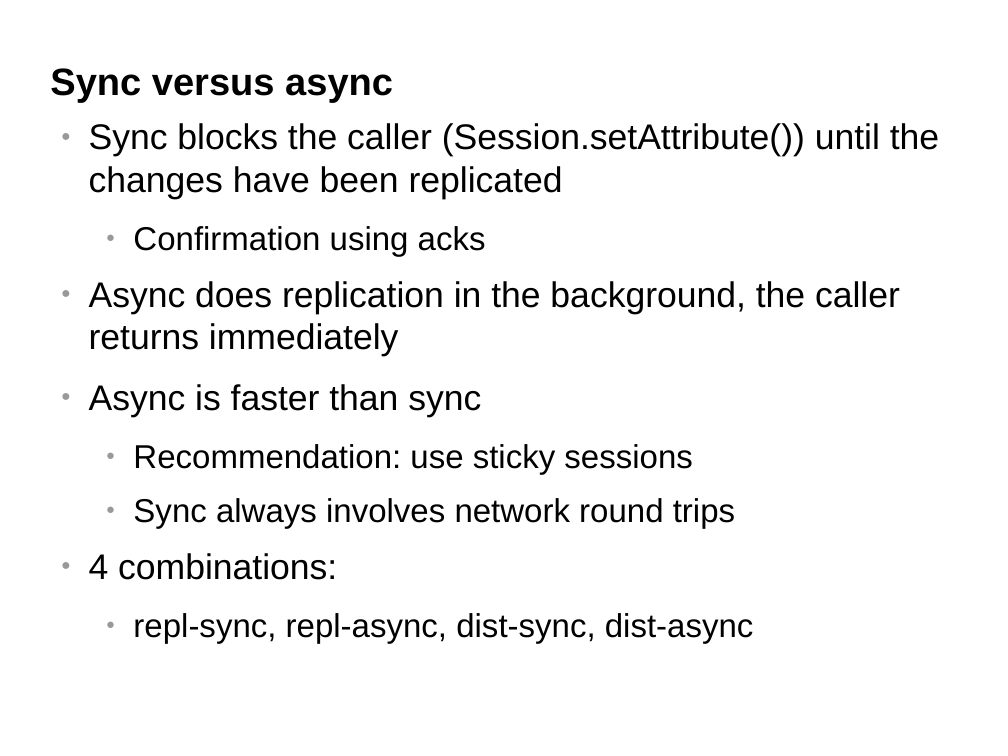
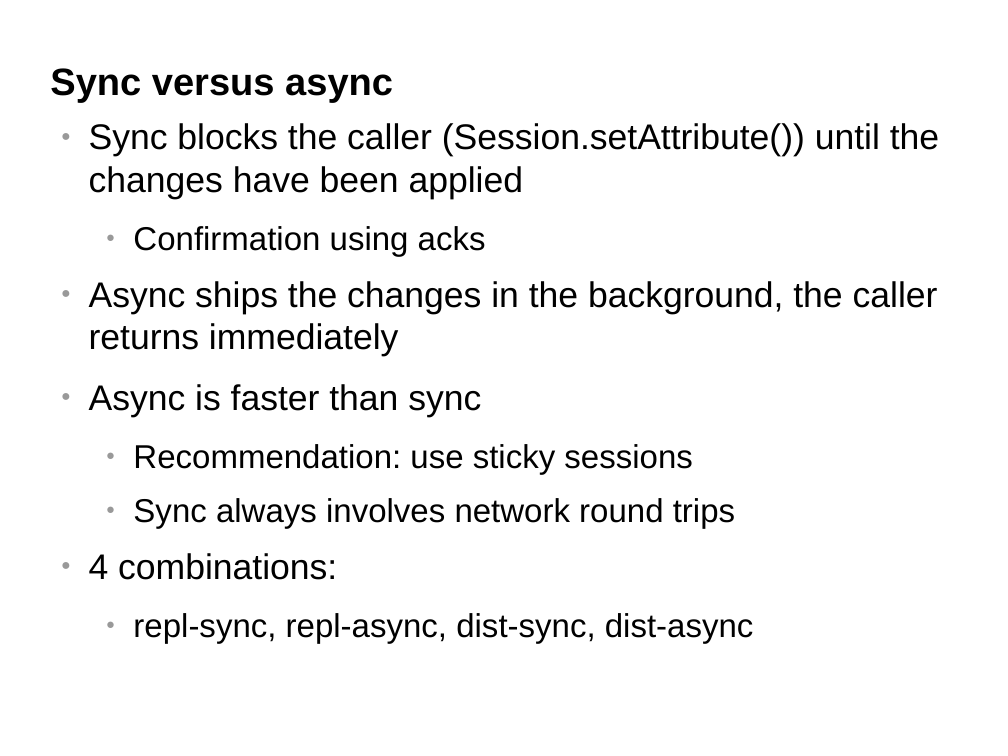
Before and after one commit to belaban/SessionPerf, a slide deck: slide 14 of docs/jbw2012.odp. Drawn at 1008x756 pixels with LibreOffice and Linux fonts; fonts in the diff are those of the drawing; background and template pictures are left out. Boxes give left, top, right and bottom in pixels: in the first picture for what was removed or moved away, otherwise in the second. Text is boxed around its words. In the diff, an @@ line names an element or a change of style, - is before the commit and + after.

```diff
--- a/docs/jbw2012.odp
+++ b/docs/jbw2012.odp
@@ text at (89, 123, 939, 199): text changed @@
-● Sync blocks the caller (Session.setAttribute()) until the changes have been replicated
+● Sync blocks the caller (Session.setAttribute()) until the changes have been applied
@@ text at (89, 281, 938, 357): text changed @@
-● Async does replication in the background, the caller returns immediately
+● Async ships the changes in the background, the caller returns immediately
```
Also in this commit, not shown: 6 other slides changed.
